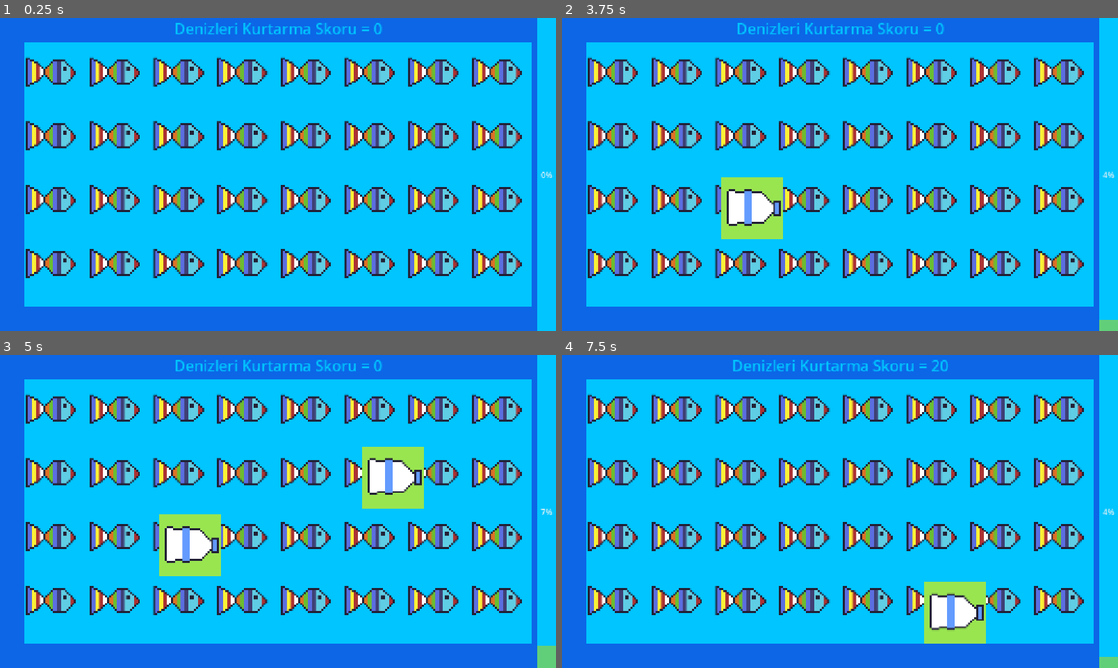
Above: before the commit, frames 1-4 (two rows, left to right).
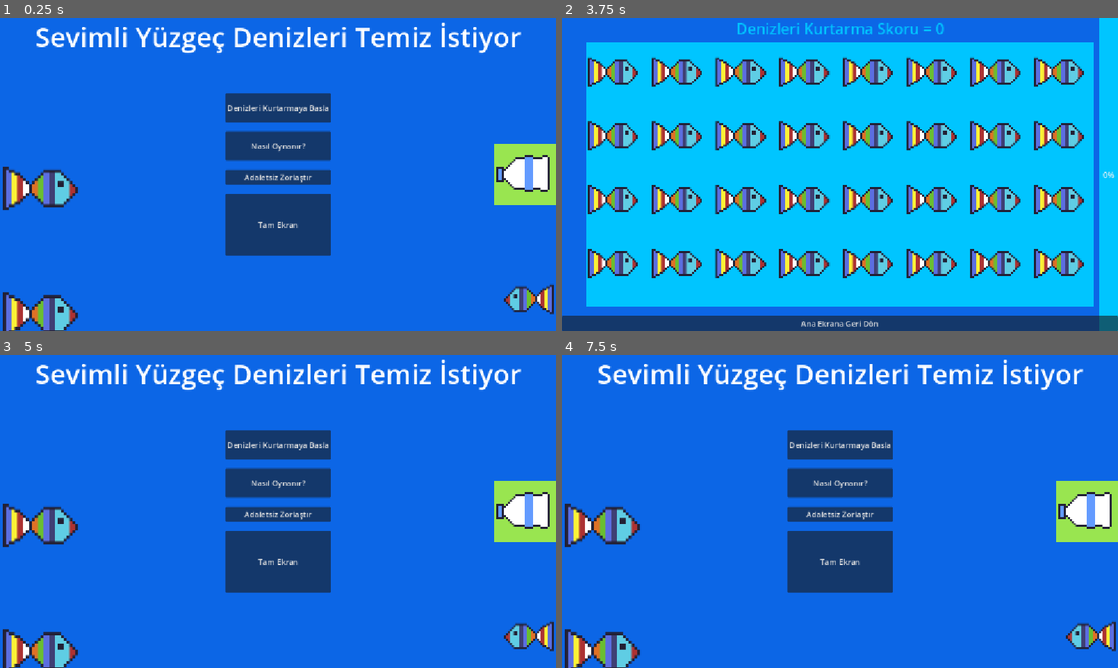
Above: after the commit, the same moments.

Repository: Kuro-Tie/deniz-kurtarma-operasyonu
Game: Godot game, scene res://Sahneler/menu.tscn
The game is run twice, just before and just after one commit, with the same random seed, the same clock (stepped at 60 frames per second) and the same inputs. Before the commit the project starts from res://Sahneler/ana.tscn.
Inputs (mouse positions are in pixels of both pictures, inside the frame that each line leads up to):
- Up to frame 1 (0.25 s): no input
- Up to frame 2 (3.75 s): click (840, 146) at 0.5 s, where only the run after the commit has a clickable "Nasıl Oynanır?"; click (840, 309) at 1.25 s, where only the run after the commit has a clickable "AnaMenüye Dön"; click (840, 177) at 2 s, where only the run after the commit has a clickable "Adaletsiz Zorlaştır"; click (840, 224) at 2.75 s, where only the run after the commit has a clickable "Tam Ekran"; click (840, 108) at 3.5 s, where only the run after the commit has a clickable "Denizleri Kurtarmaya Basla"
- Up to frame 3 (5 s): click (278, 661) at 4.25 s, where only the run after the commit has a clickable "Ana Ekrana Geri Dön"
- Up to frame 4 (7.5 s): click (840, 445) at 5 s, where only the run after the commit has a clickable "Denizleri Kurtarmaya Basla"; click (956, 477) at 5.77 s; click (751, 545) at 6.52 s; click (840, 661) at 7.25 s, where only the run after the commit has a clickable "Ana Ekrana Geri Dön"

The runs differ from the first frame. In frame 1, 84% of the frame differs, in the area x 0-100%, y 0-100%; in frame 2, 7.1%; in frame 3, 84%; in frame 4, 84%.

Commit message:
Menu Eklendi ayarlar yapildi

Diff:
--- /dev/null
+++ b/Kodlar/GeriDonAnaEkran.gd
@@ -0,0 +1,5 @@
+extends Control
+
+
+func _on_ana_ekran_pressed():
+	get_tree().change_scene_to_file("res://Sahneler/menu.tscn")
--- a/Kodlar/SkorVeBar.gd
+++ b/Kodlar/SkorVeBar.gd
@@ -2,3 +2,5 @@
 @onready var skor = 0
 @onready var yuzde = 0
 @onready var en_yuksek_skor = 0
+@onready var hizli_Zor = 0.7
+@onready var zorlastir = false
--- a/Kodlar/canvas_layer.gd
+++ b/Kodlar/canvas_layer.gd
@@ -7,8 +7,9 @@
 @onready var olusturucu_timer = $OlusturucuZaman
 @onready var kirlilikbar = $Ekran/KirlilikBar
 @onready var Skor = $Ekran/Skor
+@onready var AnaButon = $Ekran/AnaMenu
 func _ready():
-
+	AnaButon.pressed.connect(_ana_ekrana_don)
 	olusturucu_timer.timeout.connect(_on_spawn_timer_timeout)
 
 func _process(_delta):
@@ -42,6 +43,18 @@
 		secilen_yuva.add_child(yeni_sise)
 	SkorVeBar.yuzde += 1
 	olusturucu_timer.stop()
-	olusturucu_timer.wait_time = randf_range(0.1,3.0)
+	if SkorVeBar.zorlastir == false:
+		olusturucu_timer.wait_time = randf_range(0.1,3)
+	else:
+		olusturucu_timer.wait_time = SkorVeBar.hizli_Zor
 	print(olusturucu_timer.wait_time)
 	olusturucu_timer.start()
+
+
+
+
+
+func _ana_ekrana_don():
+	SkorVeBar.yuzde = 0
+	SkorVeBar.skor = 0
+	get_tree().change_scene_to_file("res://Sahneler/menu.tscn")
--- /dev/null
+++ b/Kodlar/menu.gd
@@ -0,0 +1,24 @@
+extends Control
+
+
+
+func _oyuna_gonder():
+	get_tree().change_scene_to_file("res://Sahneler/ana.tscn")
+
+
+
+func _on_tam_ekran_pressed():
+	if DisplayServer.window_get_mode() == DisplayServer.WINDOW_MODE_FULLSCREEN:
+		# Eğer zaten tam ekransa, normal pencere moduna geri dön
+		DisplayServer.window_set_mode(DisplayServer.WINDOW_MODE_WINDOWED)
+	else:
+		# Eğer pencere modundaysa, TAM EKRAN yap!
+		DisplayServer.window_set_mode(DisplayServer.WINDOW_MODE_FULLSCREEN)
+
+func _on_nasil_oynanir_pressed():
+	get_tree().change_scene_to_file("res://Sahneler/nasil_oynanir.tscn")
+
+
+func _on_zorlastir_pressed():
+	SkorVeBar.zorlastir = true
+	SkorVeBar.hizli_Zor = 0.1
--- a/Kodlar/skor_tablo.gd
+++ b/Kodlar/skor_tablo.gd
@@ -11,6 +11,7 @@
 
 
 
-func _on_timer_timeout():
+
+func _on_oyuna_don_pressed():
 	SkorVeBar.skor = 0
 	get_tree().change_scene_to_file("res://Sahneler/ana.tscn")
--- a/Sahneler/ana.tscn
+++ b/Sahneler/ana.tscn
@@ -291,6 +291,17 @@
 theme_override_font_sizes/font_size = 31
 text = "Denizleri Kurtarma Skoru = 0"
 
+[node name="AnaMenu" type="Button" parent="Ekran" unique_id=1672671464]
+layout_mode = 1
+anchors_preset = 12
+anchor_top = 1.0
+anchor_right = 1.0
+anchor_bottom = 1.0
+offset_top = -31.0
+grow_horizontal = 2
+grow_vertical = 0
+text = "Ana Ekrana Geri Dön"
+
 [node name="OlusturucuZaman" type="Timer" parent="." unique_id=1144213637]
 wait_time = 2.0
 autostart = true
--- /dev/null
+++ b/Sahneler/menu.tscn
@@ -0,0 +1,123 @@
+[gd_scene format=3 uid="uid://1t6v7sryn1b7"]
+
+[ext_resource type="Script" uid="uid://dd2eibhuk7f2m" path="res://Kodlar/menu.gd" id="1_7myci"]
+[ext_resource type="Texture2D" uid="uid://dnai1cnvwl2rp" path="res://varliklar/gokkusagibaligi.svg" id="2_gmhtd"]
+[ext_resource type="Texture2D" uid="uid://dl1k7uresrxb7" path="res://varliklar/plastiksise.svg" id="3_wudd6"]
+
+[node name="Menu" type="Control" unique_id=579526065]
+layout_mode = 3
+anchors_preset = 15
+anchor_right = 1.0
+anchor_bottom = 1.0
+grow_horizontal = 2
+grow_vertical = 2
+script = ExtResource("1_7myci")
+
+[node name="OyununAdi" type="Label" parent="." unique_id=1929098880]
+custom_minimum_size = Vector2(300, 90)
+layout_mode = 1
+anchors_preset = 5
+anchor_left = 0.5
+anchor_right = 0.5
+offset_left = -144.0
+offset_right = 144.0
+offset_bottom = 23.0
+grow_horizontal = 2
+theme_override_font_sizes/font_size = 56
+text = "Sevimli Yüzgeç Denizleri Temiz İstiyor"
+
+[node name="HBoxContainer" type="HBoxContainer" parent="." unique_id=1923020918]
+layout_mode = 1
+anchors_preset = 8
+anchor_left = 0.5
+anchor_top = 0.5
+anchor_right = 0.5
+anchor_bottom = 0.5
+offset_left = -109.5
+offset_top = -50.5
+offset_right = 109.5
+offset_bottom = 50.5
+grow_horizontal = 2
+grow_vertical = 2
+alignment = 1
+
+[node name="VBoxContainer" type="VBoxContainer" parent="HBoxContainer" unique_id=242190790]
+layout_mode = 2
+theme_override_constants/separation = 19
+
+[node name="OyunaBasla" type="Button" parent="HBoxContainer/VBoxContainer" unique_id=908821190]
+custom_minimum_size = Vector2(128, 60)
+layout_mode = 2
+text = "Denizleri Kurtarmaya Basla"
+
+[node name="NasilOynanir" type="Button" parent="HBoxContainer/VBoxContainer" unique_id=1712658042]
+custom_minimum_size = Vector2(128, 60)
+layout_mode = 2
+text = "Nasıl Oynanır?"
+
+[node name="Zorlastir" type="Button" parent="HBoxContainer/VBoxContainer" unique_id=1957491283]
+custom_minimum_size = Vector2(0, 25)
+layout_mode = 2
+text = "Adaletsiz Zorlaştır"
+
+[node name="TamEkran" type="Button" parent="HBoxContainer/VBoxContainer" unique_id=149122975]
+custom_minimum_size = Vector2(128, 128)
+layout_mode = 2
+text = "Tam Ekran"
+
+[node name="Balik" type="TextureRect" parent="." unique_id=780421907]
+layout_mode = 1
+anchors_preset = 4
+anchor_top = 0.5
+anchor_bottom = 0.5
+offset_top = -64.0
+offset_right = 128.0
+offset_bottom = 64.0
+grow_vertical = 2
+scale = Vector2(1.5, 1.5)
+texture = ExtResource("2_gmhtd")
+
+[node name="Balik2" type="TextureRect" parent="." unique_id=1664363265]
+layout_mode = 1
+anchors_preset = 2
+anchor_top = 1.0
+anchor_bottom = 1.0
+offset_top = -128.0
+offset_right = 128.0
+grow_vertical = 0
+scale = Vector2(1.5, 1.5)
+texture = ExtResource("2_gmhtd")
+
+[node name="Balik3" type="TextureRect" parent="." unique_id=1906866884]
+layout_mode = 1
+anchors_preset = 3
+anchor_left = 1.0
+anchor_top = 1.0
+anchor_right = 1.0
+anchor_bottom = 1.0
+offset_left = -128.0
+offset_top = -128.0
+grow_horizontal = 0
+grow_vertical = 0
+texture = ExtResource("2_gmhtd")
+flip_h = true
+
+[node name="TextureRect" type="TextureRect" parent="." unique_id=1325118834]
+layout_mode = 1
+anchors_preset = 6
+anchor_left = 1.0
+anchor_top = 0.5
+anchor_right = 1.0
+anchor_bottom = 0.5
+offset_left = -40.0
+offset_top = -20.0
+offset_bottom = 20.0
+grow_horizontal = 0
+grow_vertical = 2
+texture = ExtResource("3_wudd6")
+flip_h = true
+
+[connection signal="pressed" from="HBoxContainer/VBoxContainer/OyunaBasla" to="." method="_oyuna_gonder"]
+[connection signal="pressed" from="HBoxContainer/VBoxContainer/NasilOynanir" to="." method="_on_nasil_oynanir_pressed"]
+[connection signal="pressed" from="HBoxContainer/VBoxContainer/Zorlastir" to="." method="_on_zorlastir_pressed"]
+[connection signal="pressed" from="HBoxContainer/VBoxContainer/TamEkran" to="." method="_on_tam_ekran_pressed"]
--- /dev/null
+++ b/Sahneler/nasil_oynanir.tscn
@@ -0,0 +1,46 @@
+[gd_scene format=3 uid="uid://ccgxgd21gnp0m"]
+
+[ext_resource type="Script" uid="uid://cqhpuba86uw53" path="res://Kodlar/GeriDonAnaEkran.gd" id="1_72svw"]
+
+[node name="NasilOynanir" type="Control" unique_id=1963530518]
+layout_mode = 3
+anchors_preset = 15
+anchor_right = 1.0
+anchor_bottom = 1.0
+grow_horizontal = 2
+grow_vertical = 2
+script = ExtResource("1_72svw")
+
+[node name="OynamaTeknigi" type="Label" parent="." unique_id=24113606]
+layout_mode = 1
+anchors_preset = 5
+anchor_left = 0.5
+anchor_right = 0.5
+offset_left = -558.0
+offset_right = 558.0
+offset_bottom = 285.0
+grow_horizontal = 2
+theme_override_font_sizes/font_size = 50
+text = "Ekranda Bulunan Plastik atıklara tıklayarak
+puan kazandığımız ve denizleri temizlediğimiz
+Farkındalık oluşturan oyunumuzu oynadığınız
+için teşekkür ederiz. Dikkatli olun eğer denizler
+çok kirlenirse skorunuz ortaya çıkar bakalım
+kim daha çok denizleri seviyor?"
+
+[node name="AnaEkran" type="Button" parent="." unique_id=1216457537]
+layout_mode = 1
+anchors_preset = 7
+anchor_left = 0.5
+anchor_top = 1.0
+anchor_right = 0.5
+anchor_bottom = 1.0
+offset_left = -4.0
+offset_top = -8.0
+offset_right = 4.0
+grow_horizontal = 2
+grow_vertical = 0
+theme_override_font_sizes/font_size = 60
+text = "AnaMenüye Dön"
+
+[connection signal="pressed" from="AnaEkran" to="." method="_on_ana_ekran_pressed"]
--- a/Sahneler/skor_tablo.tscn
+++ b/Sahneler/skor_tablo.tscn
@@ -1,6 +1,9 @@
 [gd_scene format=3 uid="uid://bvh1ld5aq1w2f"]
 
 [ext_resource type="Script" uid="uid://baeeq3ul10asi" path="res://Kodlar/skor_tablo.gd" id="1_5ioft"]
+
+[sub_resource type="CompressedTexture2D" id="CompressedTexture2D_5ioft"]
+load_path = "res://.godot/imported/gokkusagibaligi.svg-2f7b920318cfcd4558976ea3871fa4ec.ctex"
 
 [node name="SkorTablo" type="Control" unique_id=1666048878]
 layout_mode = 3
@@ -27,9 +30,73 @@
 theme_override_font_sizes/font_size = 71
 text = "En Yüksek Skor = 0"
 
-[node name="Timer" type="Timer" parent="." unique_id=507495427]
-wait_time = 10.0
-one_shot = true
-autostart = true
+[node name="OyunaDon" type="Button" parent="." unique_id=1179432320]
+custom_minimum_size = Vector2(500, 50)
+layout_mode = 1
+anchors_preset = 7
+anchor_left = 0.5
+anchor_top = 1.0
+anchor_right = 0.5
+anchor_bottom = 1.0
+offset_left = -68.0
+offset_top = -31.0
+offset_right = 68.0
+grow_horizontal = 2
+grow_vertical = 0
+theme_override_colors/font_color = Color(1, 1, 1, 1)
+text = "Denizleri Kurtarmaya Devam"
 
-[connection signal="timeout" from="Timer" to="." method="_on_timer_timeout"]
+[node name="Balik1" type="TextureRect" parent="." unique_id=143356124]
+layout_mode = 1
+offset_right = 128.0
+offset_bottom = 128.0
+texture = SubResource("CompressedTexture2D_5ioft")
+
+[node name="Balik3" type="TextureRect" parent="." unique_id=958656088]
+layout_mode = 1
+anchors_preset = 2
+anchor_top = 1.0
+anchor_bottom = 1.0
+offset_top = -128.0
+offset_right = 128.0
+grow_vertical = 0
+texture = SubResource("CompressedTexture2D_5ioft")
+
+[node name="Balik4" type="TextureRect" parent="." unique_id=1108006185]
+layout_mode = 1
+anchors_preset = 3
+anchor_left = 1.0
+anchor_top = 1.0
+anchor_right = 1.0
+anchor_bottom = 1.0
+offset_left = -128.0
+offset_top = -128.0
+grow_horizontal = 0
+grow_vertical = 0
+texture = SubResource("CompressedTexture2D_5ioft")
+flip_h = true
+
+[node name="Balik2" type="TextureRect" parent="." unique_id=483396826]
+layout_mode = 1
+anchors_preset = 1
+anchor_left = 1.0
+anchor_right = 1.0
+offset_left = -128.0
+offset_bottom = 128.0
+grow_horizontal = 0
+texture = SubResource("CompressedTexture2D_5ioft")
+flip_h = true
+
+[node name="OyunAd" type="Label" parent="." unique_id=2060806897]
+layout_mode = 1
+anchors_preset = 5
+anchor_left = 0.5
+anchor_right = 0.5
+offset_left = -138.0
+offset_right = 138.0
+offset_bottom = 23.0
+grow_horizontal = 2
+theme_override_font_sizes/font_size = 43
+text = "Minik Yüzgeç Denizleri Temiz İstiyor"
+
+[connection signal="pressed" from="OyunaDon" to="." method="_on_oyuna_don_pressed"]
--- a/project.godot
+++ b/project.godot
@@ -11,7 +11,7 @@
 [application]
 
 config/name="Deniz Kurtarma Operasyonu"
-run/main_scene="uid://ciib34btlw5sn"
+run/main_scene="uid://1t6v7sryn1b7"
 config/features=PackedStringArray("4.6", "GL Compatibility")
 config/icon="res://icon.svg"
 
Not shown, added: Kodlar/GeriDonAnaEkran.gd.uid
Not shown, added: Kodlar/menu.gd.uid
